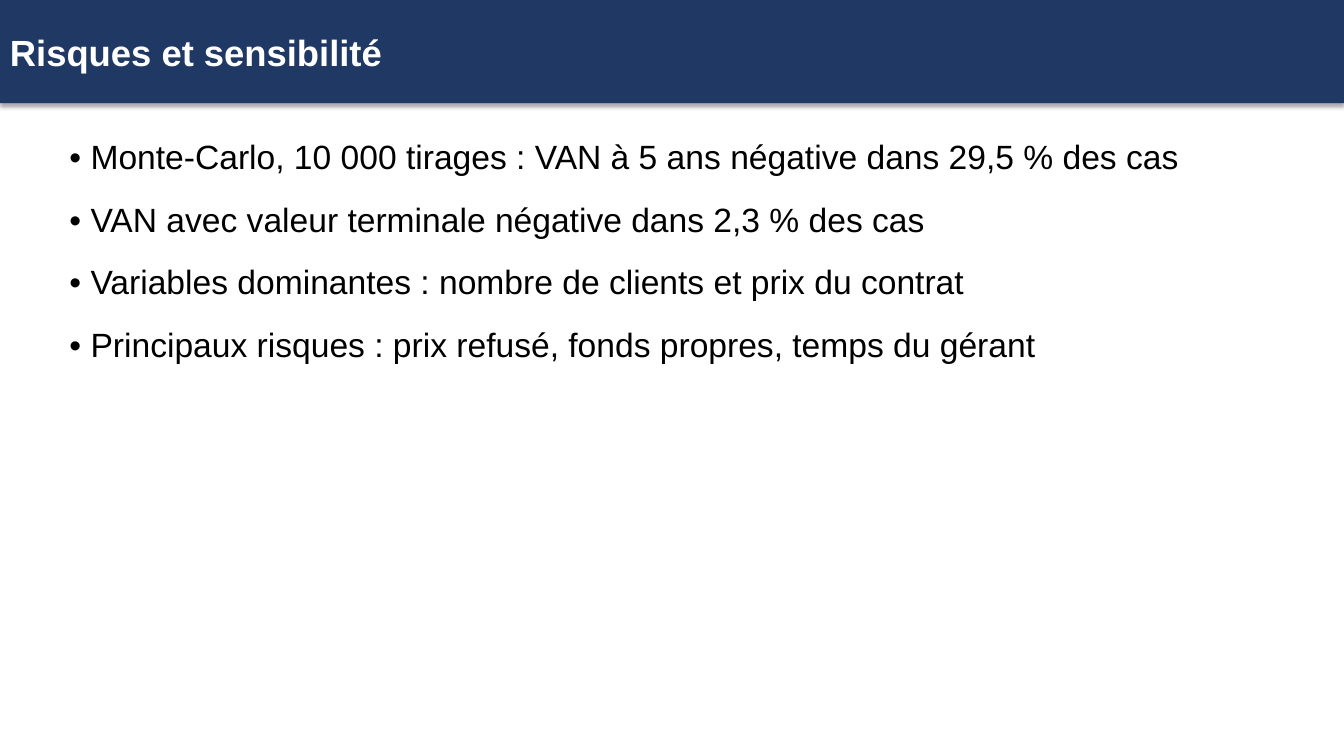
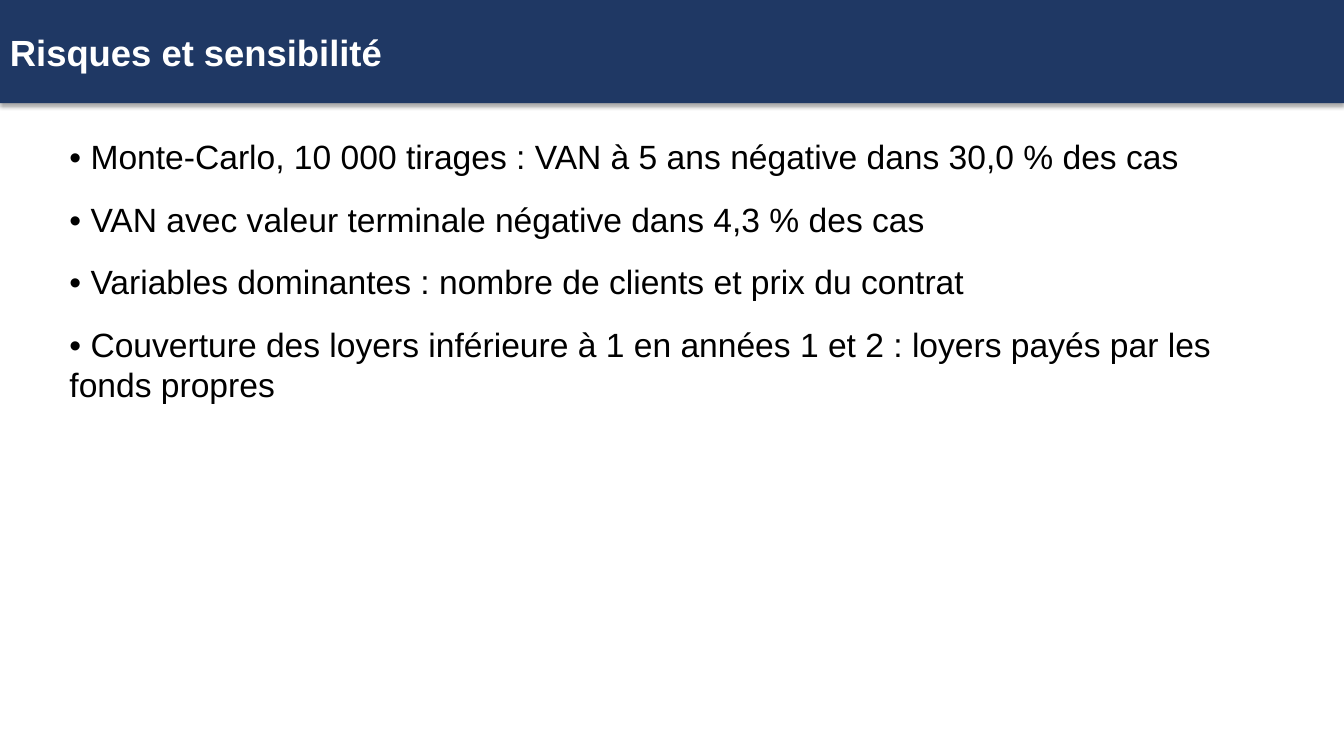
Before and after one commit to AhmadHabibou/petrosmart-tools, a slide deck: slide 9 of huiles-usagees/17_synthese/livrables/2026-11-18 Huiles usagees Presentation banque.pptx. Drawn at 1344x756 pixels with LibreOffice and Linux fonts; fonts in the diff are those of the drawing. Boxes give left, top, right and bottom in pixels: in the first picture for what was removed or moved away, otherwise in the second. Text is boxed around its words. In the diff, an @@ line names an element or a change of style, - is before the commit and + after.

```diff
--- a/huiles-usagees/17_synthese/livrables/2026-11-18 Huiles usagees Presentation banque.pptx
+++ b/huiles-usagees/17_synthese/livrables/2026-11-18 Huiles usagees Presentation banque.pptx
@@ text at <box>91,144,1178,239</box>: text changed @@
-• Monte-Carlo, 10 000 tirages : VAN à 5 ans négative dans 29,5 % des cas
-• VAN avec valeur terminale négative dans 2,3 % des cas
+• Monte-Carlo, 10 000 tirages : VAN à 5 ans négative dans 30,0 % des cas
+• VAN avec valeur terminale négative dans 4,3 % des cas
@@ text at <box>69,332,1211,404</box>: text changed @@
-• Principaux risques : prix refusé, fonds propres, temps du gérant
+• Couverture des loyers inférieure à 1 en années 1 et 2 : loyers payés par les fonds propres
```
Also in this commit, not shown: 6 other slides changed, 13 other files.
